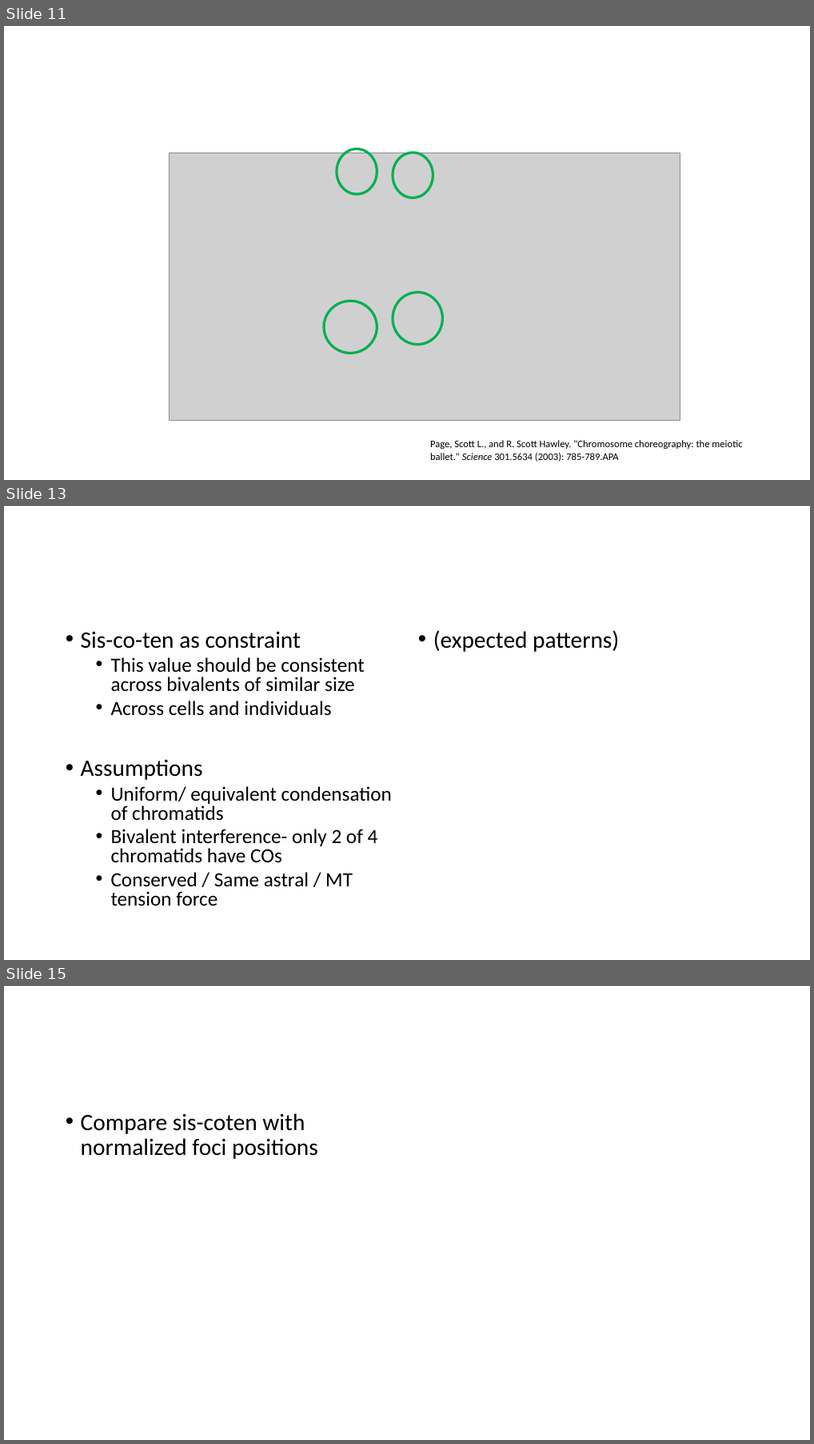
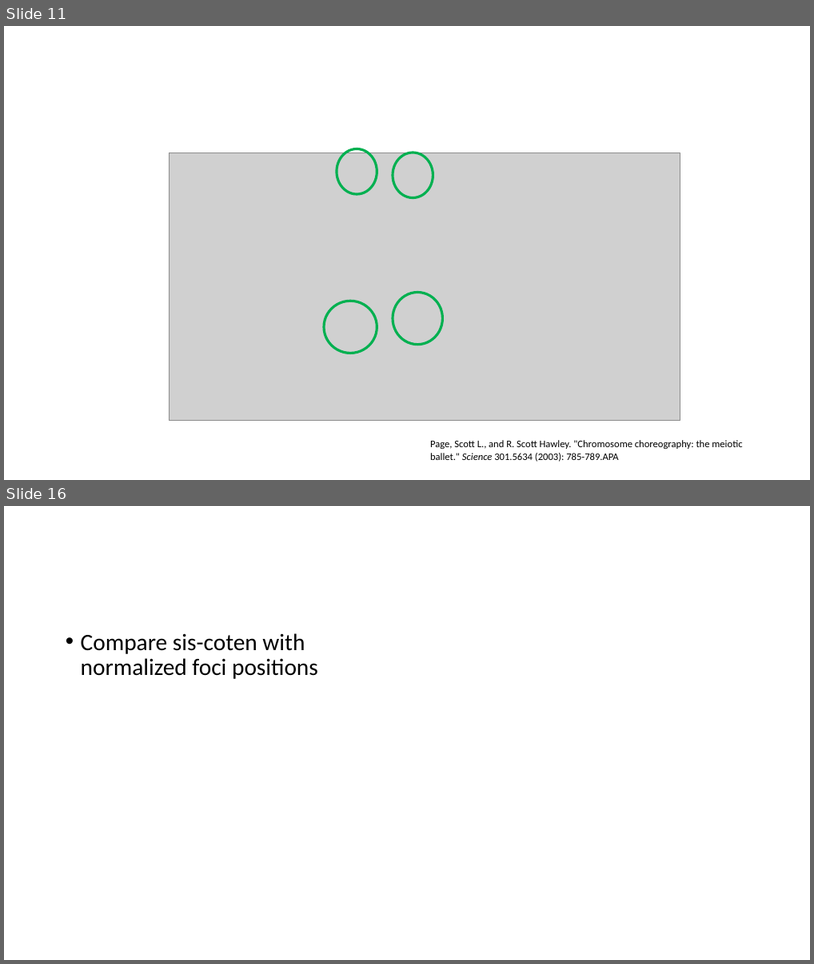
Before and after one commit to petersoapes/MLH1repo, a slide deck: AP_lab_meeting_9.11.19.pptx. Shown one above the other, each under a label of ours: slides 11, 13 and 15 before the commit, slides 11 and 16 after it; the slides between them are not shown. The pictures are 814x1444 and 814x964 pixels, drawn with LibreOffice and Linux fonts; fonts in the diff are those of the drawing; grey boxes stand for pictures. Boxes give left, top, right and bottom in pixels: in the first picture for what was removed or moved away, otherwise in the second. Text is boxed around its words. In the diff, an @@ line names an element or a change of style, - is before the commit and + after.

```diff
--- a/AP_lab_meeting_9.11.19.pptx
+++ b/AP_lab_meeting_9.11.19.pptx
@@ slide 13 removed at <box>4,506,810,960</box>, background #FFFFFF @@
@@ text removed at <box>81,631,392,905</box> @@
-• Sis-co-ten as constraint
-  • This value should be consistent across bivalents of similar size
-  • Across cells and individuals
-• Assumptions
-  • Uniform/ equivalent condensation of chromatids
-  • Bivalent interference- only 2 of 4 chromatids have COs
-  • Conserved / Same astral / MT tension force
@@ text removed at <box>434,630,619,652</box> @@
-• (expected patterns)
@@ what was slide 15 is now slide 16 @@
```
Also in this commit, not shown: 3 slides changed, 6 slides added, 4 other slides removed.
